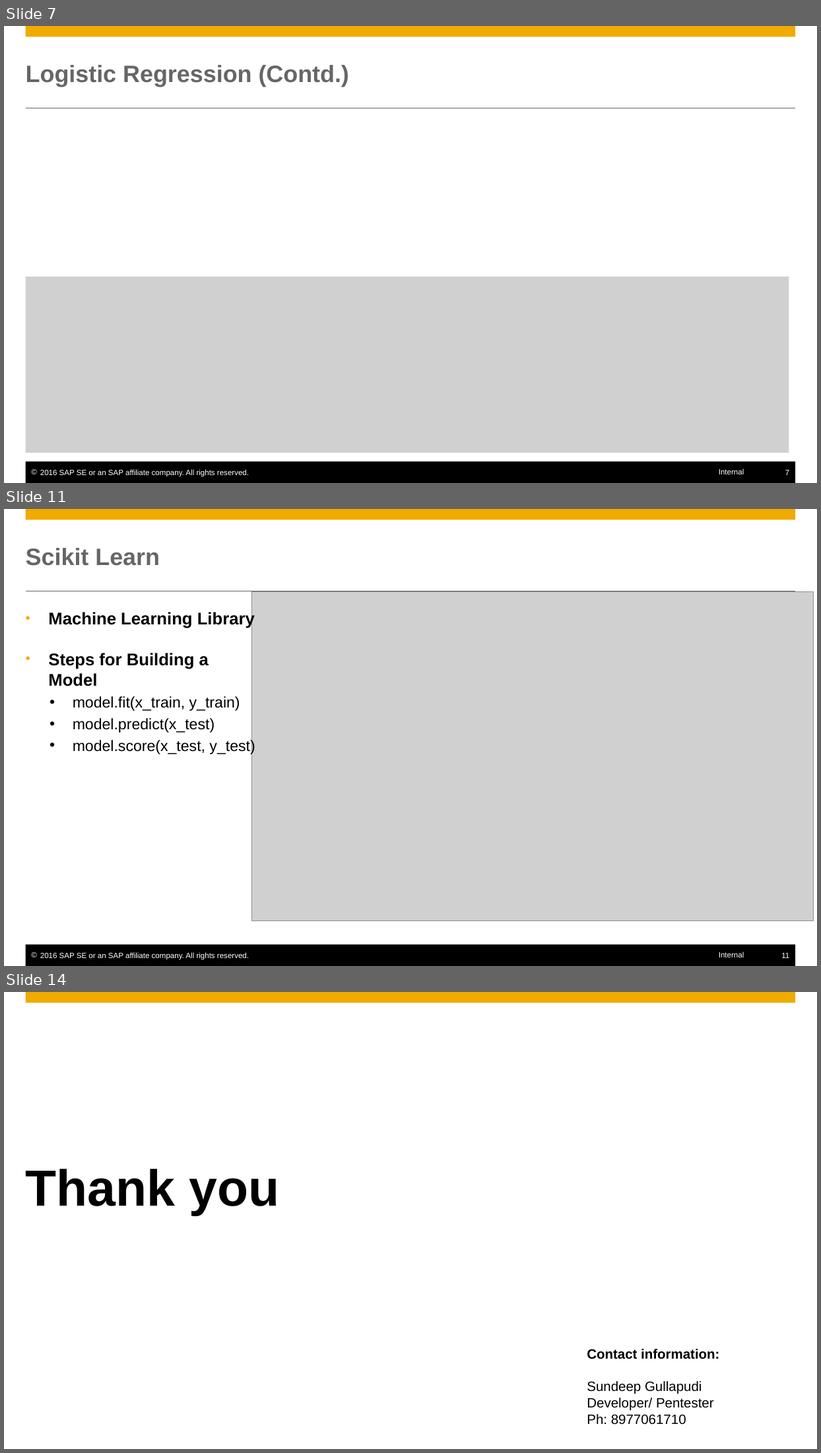
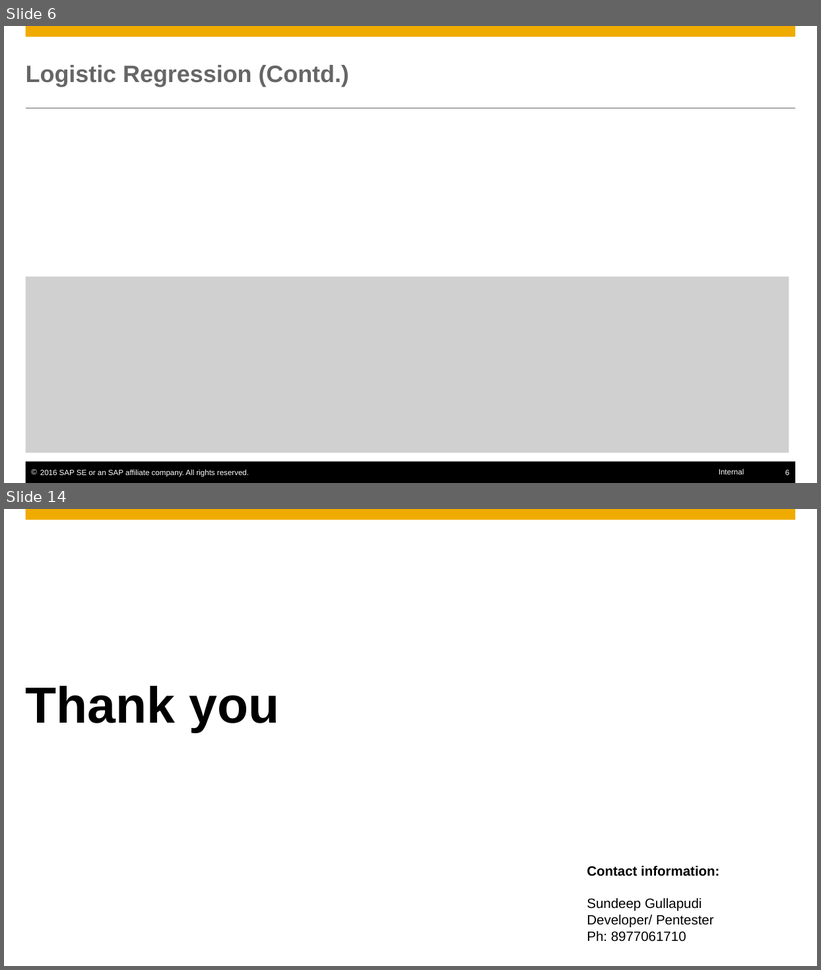
Before and after one commit to SherwinVarghese/Machine-Learning-TechknowSchool, a slide deck: modules/4. ML Algorithms/2. Classification/Classification_LR_DT.pptx. Shown one above the other, each under a label of ours: slides 7, 11 and 14 before the commit, slides 6 and 14 after it; the slides between them are not shown. The pictures are 821x1453 and 821x970 pixels, drawn with LibreOffice and Linux fonts; fonts in the diff are those of the drawing; grey boxes stand for pictures; background and template pictures are left out. Boxes give left, top, right and bottom in pixels: in the first picture for what was removed or moved away, otherwise in the second. Text is boxed around its words. In the diff, an @@ line names an element or a change of style, - is before the commit and + after.

```diff
--- a/modules/4. ML Algorithms/2. Classification/Classification_LR_DT.pptx
+++ b/modules/4. ML Algorithms/2. Classification/Classification_LR_DT.pptx
@@ slide 11 removed at box(4, 509, 817, 966), background #FFFFFF; not listed: 6 template elements that a slide beside it also shows @@
@@ title removed at box(26, 548, 160, 566) @@
-Scikit Learn
@@ picture removed at box(252, 591, 813, 921) @@
@@ text removed at box(48, 611, 255, 755) @@
-• Machine Learning Library
-• Steps for Building a Model
-      • model.fit(x_train, y_train)
-      • model.predict(x_test)
-      • model.score(x_test, y_test)
@@ what was slide 7 is now slide 6 @@
@@ page number at box(785, 470, 789, 475): text changed @@
-7
+6
```
Also in this commit, not shown: 2 slides changed, 6 slides added, 5 other slides removed.
